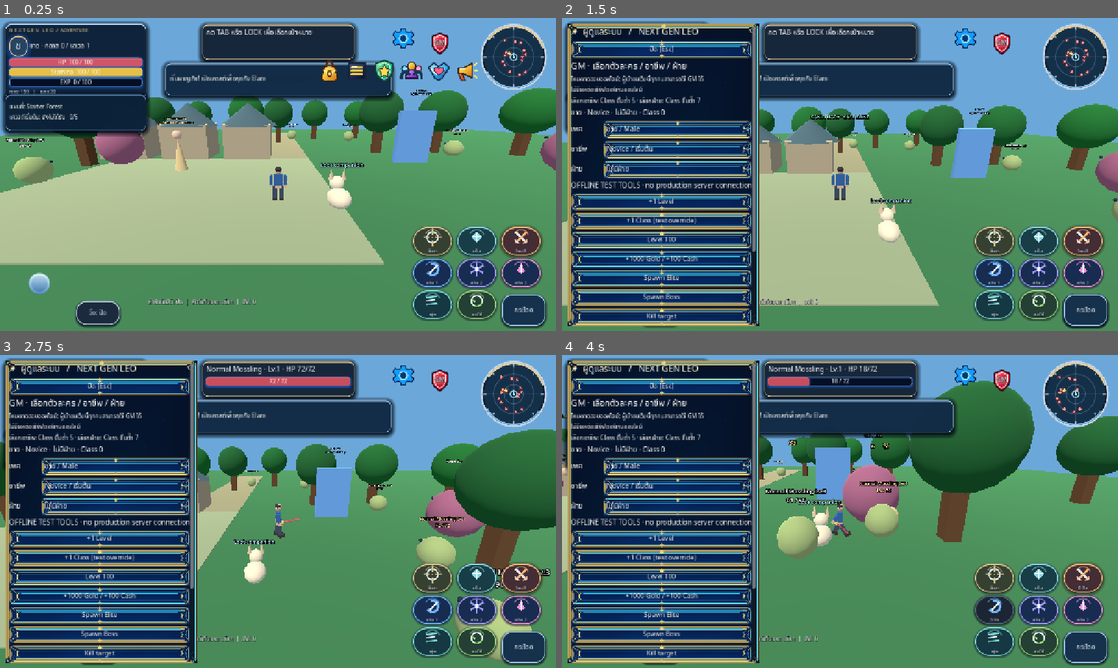
Above: before the commit, frames 1-4 (two rows, left to right).
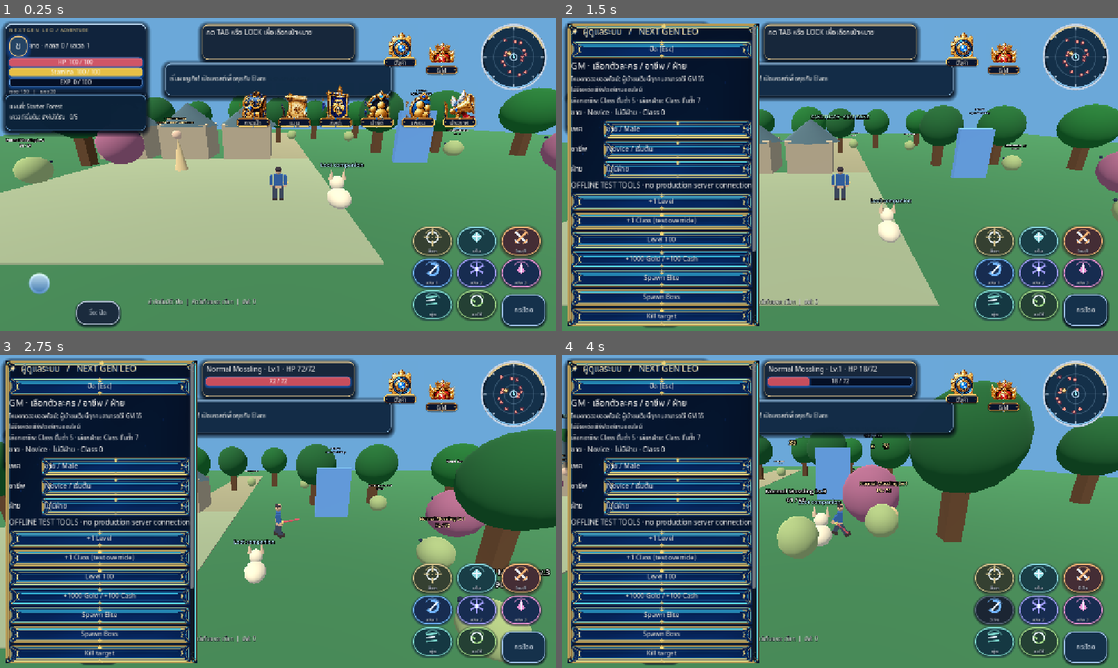
Above: after the commit, the same moments.

Repository: redfullmoon209-debug/NexTgenLeo
Game: Godot game, scene res://scenes/main.tscn
Same seed, same stepped clock (60 frames per second), same inputs: the game is played once before the commit and once after it.
Inputs (mouse positions are in pixels of both pictures, inside the frame that each line leads up to):
- Up to frame 1 (0.25 s): no input
- Up to frame 2 (1.5 s): click "GM" at 0.5 s; click "กระโดด" at 1.25 s
- Up to frame 3 (2.75 s): tap Enter at 2 s; move the mouse to (400, 495) at 2.02 s; hold D from 2.03 s (still down); tap Tab at 2.1 s; click (400, 495) at 2.17 s; tap Space at 2.27 s
- Up to frame 4 (4 s): release D at 2.75 s; drag from (728, 527) to (812, 574) at 2.77 s; move the mouse to (895, 442) at 3.52 s; hold D from 3.53 s (still down); tap 1 at 3.6 s; click (895, 442) at 3.67 s

The runs differ from the first frame. In frame 1, 4.7% of the frame differs, in the area x 42-86%, y 3-36%; in frame 2, 1.0%; in frame 3, 1.0%; in frame 4, 1.0%.

Commit message:
Illustrated eight-button HUD with localizable Godot Grid labels
* Add eight custom fantasy emblem PNGs with attached blank nameplates and transparent backgrounds

* Separate Thai/English UI label grid strings from illustrated button PNGs

* Render six illustrated main icons via native Godot GridContainer and localizable Label overlays; preserve GM action

* Replace only collapsed Settings gear with illustrated PNG and native localizable label; preserve open gold menu

* QA native GridContainer labels, image-localization separation, GM/Settings preservation and portrait touch sizing

* Place illustrated icon grid beneath enlarged GM/Settings buttons with non-overlapping hitboxes

* Add browser regression for zero overlap with protected GM and Settings primary buttons

* Fix Notice PNG filename and preserve camera pinch through visual-only Grid icon hit areas

Diff:
--- /dev/null
+++ b/scripts/main_nav_locale.gd
@@ -0,0 +1,19 @@
+extends RefCounted
+## Localization keys for the eight independent primary icons.
+## Image files contain icon artwork + EMPTY attached nameplates only.
+## Thai/English strings are rendered by native Godot Label nodes, NOT PNG pixels.
+## Extend with new language codes without editing any artwork.
+const LABELS := {
+	"GM": {"th": "GM", "en": "GM"},
+	"Settings": {"th": "ตั้งค่า", "en": "Settings"},
+	"Bag": {"th": "กระเป๋า", "en": "Bag"},
+	"Menu": {"th": "เมนู", "en": "Menu"},
+	"Guild": {"th": "กิลด์", "en": "Guild"},
+	"Party": {"th": "ปาร์ตี้", "en": "Party"},
+	"Friends": {"th": "เพื่อน", "en": "Friends"},
+	"Notice": {"th": "ประกาศ", "en": "Notice"}
+}
+
+static func label_for(menu_id: String, language: String = "th") -> String:
+	var translations: Dictionary = LABELS.get(menu_id, {})
+	return str(translations.get(language, translations.get("th", menu_id)))
--- a/scripts/main_rich_navigation.gd
+++ b/scripts/main_rich_navigation.gd
@@ -4,6 +4,9 @@
 ## All source icons are independent SVG assets; labels stay editable Thai text.
 
 const ICON_PATH := "res://assets/ui/main_nav/icons/%s.svg"
+const PRIMARY_ICON_PATH := "res://assets/ui/main_nav/illustrated/%s.png"
+const PRIMARY_ASSET_NAMES := {"Bag":"bag","Menu":"menu","Guild":"guild","Party":"party","Friends":"friends","Notice":"notice"}
+const MainNavLocale = preload("res://scripts/main_nav_locale.gd")
 const NAV_IDS := ["Bag", "Menu", "Guild", "Party", "Friends", "Notice"]
 const NAV_LABELS := {
 	"Bag": "กระเป๋า",
@@ -54,7 +57,10 @@
 
 var gameplay: Node
 var root: Control
+var nav_grid: GridContainer
 var nav_buttons: Dictionary = {}
+var nav_labels: Dictionary = {}
+var current_locale: String = "th"
 var menu_panel: PanelContainer
 var menu_header: Button
 var menu_header_icon: TextureRect
@@ -76,6 +82,13 @@
 	ui_theme.default_font = load("res://assets/fonts/NotoSansThai.ttf")
 	root.theme = ui_theme
 	add_child(root)
+	# A real GridContainer controls the primary button layout. The text is NOT baked into PNGs.
+	nav_grid = GridContainer.new()
+	nav_grid.name = "PrimaryIconGrid"
+	nav_grid.columns = 6
+	nav_grid.mouse_filter = Control.MOUSE_FILTER_IGNORE
+	root.add_child(nav_grid)
+	current_locale = str(GameState.settings.get("language", "th"))
 	for menu_id in NAV_IDS:
 		_create_main_icon(menu_id)
 	_build_gold_dropdown()
@@ -84,6 +97,7 @@
 	if is_instance_valid(gameplay) and is_instance_valid(gameplay.menu_toggle_button):
 		gameplay.menu_toggle_button.hide()
 	_restyle_gm_icon()
+	_refresh_primary_captions()
 	get_viewport().size_changed.connect(_responsive)
 	_responsive()
 
@@ -100,28 +114,49 @@
 	var button := Button.new()
 	button.name = "Primary_" + menu_id
 	button.tooltip_text = str(NAV_LABELS[menu_id])
-	button.mouse_filter = Control.MOUSE_FILTER_STOP
+	# Clicks are routed through _input; IGNORE lets two-finger camera gestures pass through.
+	button.mouse_filter = Control.MOUSE_FILTER_IGNORE
+	button.size_flags_horizontal = Control.SIZE_FILL
+	button.size_flags_vertical = Control.SIZE_FILL
 	_no_backing(button)
-	root.add_child(button)
+	nav_grid.add_child(button)
+	# One independent PNG for the ornament AND its ATTACHED, BLANK nameplate.
 	var art := TextureRect.new()
-	art.name = "IndependentIconLayer"
+	art.name = "IndependentIconAndBaseLayer"
 	art.mouse_filter = Control.MOUSE_FILTER_IGNORE
-	art.texture = _icon_texture(str(NAV_ICONS[menu_id]))
+	art.texture = load(PRIMARY_ICON_PATH % str(PRIMARY_ASSET_NAMES[menu_id]))
 	art.expand_mode = TextureRect.EXPAND_IGNORE_SIZE
 	art.stretch_mode = TextureRect.STRETCH_KEEP_ASPECT_CENTERED
 	art.set_anchors_and_offsets_preset(Control.PRESET_FULL_RECT)
 	button.add_child(art)
+	# Native Thai text, NOT printed on the PNG. Replaceable at runtime for any locale.
+	var caption := Label.new()
+	caption.name = "GridCaption"
+	caption.set_anchors_and_offsets_preset(Control.PRESET_FULL_RECT)
+	caption.anchor_top = 0.77
+	caption.anchor_bottom = 0.958
+	caption.horizontal_alignment = HORIZONTAL_ALIGNMENT_CENTER
+	caption.vertical_alignment = VERTICAL_ALIGNMENT_CENTER
+	caption.mouse_filter = Control.MOUSE_FILTER_IGNORE
+	caption.add_theme_color_override("font_color", Color.WHITE)
+	caption.add_theme_color_override("font_outline_color", Color("#020711"))
+	caption.add_theme_constant_override("outline_size", 3)
+	caption.add_theme_font_size_override("font_size", 14)
+	button.add_child(caption)
 	nav_buttons[menu_id] = button
+	nav_labels[menu_id] = caption
 
 func _restyle_gm_icon() -> void:
 	if not is_instance_valid(gameplay) or not is_instance_valid(gameplay.owner_gm_button):
 		return
 	var gm_button: Button = gameplay.owner_gm_button
-	# Only the OUTSIDE GM icon changes; permission checks and inner GM panel stay intact.
+	# GM permission checks, authenticated routes and inner GM menu are unchanged.
 	_no_backing(gm_button)
+	gm_button.custom_minimum_size = Vector2(82, 102)
+	gm_button.size = Vector2(82, 102)
 	var art := TextureRect.new()
-	art.name = "GM_IndependentRedShield"
-	art.texture = _icon_texture("gm")
+	art.name = "GM_IllustrationAndBlankBase"
+	art.texture = load(PRIMARY_ICON_PATH % "gm")
 	art.mouse_filter = Control.MOUSE_FILTER_IGNORE
 	art.expand_mode = TextureRect.EXPAND_IGNORE_SIZE
 	art.stretch_mode = TextureRect.STRETCH_KEEP_ASPECT_CENTERED
@@ -129,16 +164,30 @@
 	gm_button.add_child(art)
 	var caption := Label.new()
 	caption.name = "GM_Caption"
-	caption.text = "GM"
 	caption.horizontal_alignment = HORIZONTAL_ALIGNMENT_CENTER
 	caption.vertical_alignment = VERTICAL_ALIGNMENT_CENTER
-	caption.add_theme_font_size_override("font_size", 14)
-	caption.add_theme_color_override("font_color", Color("#FFFFFF"))
-	caption.add_theme_color_override("font_outline_color", Color("#45101D"))
+	caption.anchor_left = 0.0
+	caption.anchor_right = 1.0
+	caption.anchor_top = 0.77
+	caption.anchor_bottom = 0.958
+	caption.add_theme_font_size_override("font_size", 13)
+	caption.add_theme_color_override("font_color", Color.WHITE)
+	caption.add_theme_color_override("font_outline_color", Color("#020711"))
 	caption.add_theme_constant_override("outline_size", 3)
 	caption.mouse_filter = Control.MOUSE_FILTER_IGNORE
-	caption.set_anchors_and_offsets_preset(Control.PRESET_FULL_RECT)
 	gm_button.add_child(caption)
+
+func _refresh_primary_captions() -> void:
+	for menu_id in NAV_IDS:
+		var caption: Label = nav_labels[menu_id]
+		caption.text = MainNavLocale.label_for(str(menu_id), current_locale)
+		var button: Button = nav_buttons[menu_id]
+		button.tooltip_text = caption.text
+	if is_instance_valid(gameplay) and is_instance_valid(gameplay.owner_gm_button):
+		var gm_caption: Label = gameplay.owner_gm_button.get_node_or_null("GM_Caption")
+		if is_instance_valid(gm_caption):
+			gm_caption.text = MainNavLocale.label_for("GM", current_locale)
+
 
 func _gold_button(button: Button) -> void:
 	_no_backing(button)
@@ -432,7 +481,8 @@
 			return
 		point = event.position
 	elif event is InputEventScreenTouch:
-		if not event.pressed:
+		# Fingers 2+ participate in camera pinch/drag; never steal those gestures.
+		if not event.pressed or event.index >= 2:
 			return
 		point = event.position
 	else:
@@ -464,6 +514,10 @@
 func _process(_delta: float) -> void:
 	if not is_instance_valid(gameplay):
 		return
+	var requested_locale: String = str(GameState.settings.get("language", "th"))
+	if requested_locale != current_locale:
+		current_locale = requested_locale
+		_refresh_primary_captions()
 	var modal_open: bool = (is_instance_valid(gameplay.panel) and gameplay.panel.visible) or (is_instance_valid(gameplay.silver_workspace) and gameplay.silver_workspace.visible)
 	# Never cover Bag next-page buttons, item slots or modal confirmation controls.
 	# Six new icons return automatically when the modal closes; GM/Settings are untouched.
@@ -484,27 +538,36 @@
 	var wide: bool = view.x >= 1160.0 and not portrait
 	var responsive = load("res://scripts/responsive_ui.gd")
 	var bounds: Rect2 = responsive.safe_bounds(get_viewport())
-	# Godot Web's portrait canvas can be ~3x the physical phone width.
-	# Follow the existing gameplay touch scale instead of drawing 15px icons.
 	var touch_scale: float = responsive.input_scale(bounds, float(GameState.settings.get("ui_scale", 1.0))) if portrait else 1.0
 	var columns: int = 6 if wide else 3
-	var icon_size: float = (48.0 if portrait else (54.0 if wide else 50.0)) * touch_scale
+	# Preserve the high-detail icon AND its blank label plate's 256:314 aspect ratio.
+	# Mobile fonts are rendered at their native canvas size; no blurry container scaling.
+	var icon_width: float = (54.0 if portrait else (86.0 if wide else 74.0)) * touch_scale
+	var icon_height: float = icon_width * 314.0 / 256.0
 	var gap: float = (9.0 if wide else 8.0) * touch_scale
-	var right_edge: float = view.x - ((10.0 if portrait else (180.0 if wide else 175.0)) * touch_scale)
-	var first_y: float = (265.0 * touch_scale) if portrait else (94.0 if wide else 104.0)
+	var right_edge: float = view.x - (180.0 if wide else (10.0 if portrait else 175.0)) * touch_scale
+	var first_y: float = (265.0 * touch_scale) if portrait else 149.0
 	var row_count: int = int(ceil(float(NAV_IDS.size()) / float(columns)))
-	var total_width: float = float(columns) * icon_size + float(columns - 1) * gap
+	var total_width: float = float(columns) * icon_width + float(columns - 1) * gap
+	var total_height: float = float(row_count) * icon_height + float(row_count - 1) * gap
 	var left_x: float = maxf(8.0 * touch_scale, right_edge - total_width)
-	for i in range(NAV_IDS.size()):
-		var button: Button = nav_buttons[NAV_IDS[i]]
-		button.position = Vector2(left_x + float(i % columns) * (icon_size + gap), first_y + float(i / columns) * (icon_size + gap))
-		button.size = Vector2.ONE * icon_size
+	nav_grid.columns = columns
+	nav_grid.add_theme_constant_override("h_separation", roundi(gap))
+	nav_grid.add_theme_constant_override("v_separation", roundi(gap))
+	nav_grid.position = Vector2(left_x, first_y)
+	nav_grid.size = Vector2(total_width, total_height)
+	for menu_id in NAV_IDS:
+		var button: Button = nav_buttons[menu_id]
+		button.custom_minimum_size = Vector2(icon_width, icon_height)
+		button.size = Vector2(icon_width, icon_height)
+		var caption: Label = nav_labels[menu_id]
+		caption.add_theme_font_size_override("font_size", roundi(14.0 * touch_scale))
+		caption.add_theme_constant_override("outline_size", maxi(2, roundi(3.0 * touch_scale)))
+	nav_grid.queue_sort()
 	if not current_menu.is_empty():
-		var menu_y: float = first_y + float(row_count) * (icon_size + gap) + 2.0 * touch_scale
+		var menu_y: float = first_y + total_height + 5.0 * touch_scale
 		var item_count: int = row_buttons.size()
 		var needed_height: float = 66.0 + 6.0 + 2.0 * 9.0 + float(item_count) * 55.0 + float(maxi(0, item_count - 1)) * 3.0 + (45.0 if current_menu not in ["Bag", "Menu"] else 0.0)
-		# Keep the menu's CanvasItem scale at 1.0. Grow native typography,
-		# SVG icons and frame geometry rather than magnifying raster text.
 		_scale_menu_contents(touch_scale)
 		var menu_width: float = minf(548.0 * touch_scale, view.x - 20.0 * touch_scale)
 		var max_height: float = maxf(140.0 * touch_scale, view.y - menu_y - 10.0 * touch_scale)
@@ -514,17 +577,23 @@
 		menu_panel.position = Vector2(clampf(desired_left, min_left, max_left), menu_y)
 		menu_panel.size = Vector2(menu_width, minf(needed_height * touch_scale, max_height))
 	_update_web_diagnostics()
+	call_deferred("_update_web_diagnostics")
 
 func _update_web_diagnostics() -> void:
 	if not OS.has_feature("web"):
 		return
 	var rectangles: Dictionary = {}
+	var caption_texts: Dictionary = {}
 	for menu_id in NAV_IDS:
 		var rect: Rect2 = (nav_buttons[menu_id] as Button).get_global_rect()
 		rectangles[menu_id] = [rect.position.x, rect.position.y, rect.size.x, rect.size.y]
+		caption_texts[menu_id] = (nav_labels[menu_id] as Label).text
 	var area: Rect2 = menu_panel.get_global_rect()
 	var data := {
 		"buttons": rectangles,
+		"caption_texts": caption_texts,
+		"locale": current_locale,
+		"native_grid": nav_grid is GridContainer,
 		"open": not current_menu.is_empty(),
 		"menu": current_menu,
 		"rows": row_buttons.size(),
--- a/scripts/settings_rich_menu.gd
+++ b/scripts/settings_rich_menu.gd
@@ -1,4 +1,5 @@
 extends CanvasLayer
+const MainNavLocale = preload("res://scripts/main_nav_locale.gd")
 ## Isolated, four-component Settings Rich Menu. No image crops or gameplay changes.
 ## Independent layers: SVG icons / editable Thai Labels / gold background Panel / frame Panel.
 const TITLES := ["กราฟิกและหน้าจอ", "เสียง", "การควบคุม", "จัดตำแหน่ง HUD", "ตั้งค่า Auto Hunt", "ตั้งค่า Auto Potion", "การแจ้งเตือน", "ภาษา", "บัญชีและความปลอดภัย", "ออกจากเกม"]
@@ -8,6 +9,8 @@
 var header_title: Label
 var header_arrow: TextureRect
 var header_content: HBoxContainer
+var closed_gear: TextureRect
+var closed_caption: Label
 var list: VBoxContainer
 
 func _ready() -> void:
@@ -36,13 +39,14 @@
 	header_content.offset_right = -17
 	header_content.mouse_filter = Control.MOUSE_FILTER_IGNORE
 	toggle.add_child(header_content)
-	var gear := TextureRect.new()
-	gear.texture = load("res://assets/ui/settings/icons/gear.svg")
-	gear.custom_minimum_size = Vector2(48, 48)
-	gear.expand_mode = TextureRect.EXPAND_IGNORE_SIZE
-	gear.stretch_mode = TextureRect.STRETCH_KEEP_ASPECT_CENTERED
-	gear.mouse_filter = Control.MOUSE_FILTER_IGNORE
-	header_content.add_child(gear)
+	closed_gear = TextureRect.new()
+	closed_gear.name = "PrimarySettingsIllustration"
+	closed_gear.texture = load("res://assets/ui/main_nav/illustrated/settings.png")
+	closed_gear.custom_minimum_size = Vector2(83, 102)
+	closed_gear.expand_mode = TextureRect.EXPAND_IGNORE_SIZE
+	closed_gear.stretch_mode = TextureRect.STRETCH_KEEP_ASPECT_CENTERED
+	closed_gear.mouse_filter = Control.MOUSE_FILTER_IGNORE
+	header_content.add_child(closed_gear)
 	header_title = Label.new()
 	header_title.text = "ตั้งค่าเกม"
 	header_title.size_flags_horizontal = Control.SIZE_EXPAND_FILL
@@ -60,6 +64,21 @@
 	header_arrow.stretch_mode = TextureRect.STRETCH_KEEP_ASPECT_CENTERED
 	header_arrow.mouse_filter = Control.MOUSE_FILTER_IGNORE
 	header_content.add_child(header_arrow)
+	# The attached navy nameplate belongs to the PNG, but this text stays native.
+	closed_caption = Label.new()
+	closed_caption.name = "NativeSettingsCaption"
+	closed_caption.text = MainNavLocale.label_for("Settings", str(GameState.settings.get("language", "th")))
+	closed_caption.set_anchors_and_offsets_preset(Control.PRESET_FULL_RECT)
+	closed_caption.anchor_top = 0.77
+	closed_caption.anchor_bottom = 0.958
+	closed_caption.horizontal_alignment = HORIZONTAL_ALIGNMENT_CENTER
+	closed_caption.vertical_alignment = VERTICAL_ALIGNMENT_CENTER
+	closed_caption.mouse_filter = Control.MOUSE_FILTER_IGNORE
+	closed_caption.add_theme_font_size_override("font_size", 13)
+	closed_caption.add_theme_color_override("font_color", Color.WHITE)
+	closed_caption.add_theme_color_override("font_outline_color", Color("#020711"))
+	closed_caption.add_theme_constant_override("outline_size", 3)
+	toggle.add_child(closed_caption)
 	panel = PanelContainer.new()
 	panel.anchor_left = 1.0
 	panel.anchor_right = 1.0
@@ -186,6 +205,12 @@
 	arrow.mouse_filter = Control.MOUSE_FILTER_IGNORE
 	contents.add_child(arrow)
 
+func _process(_delta: float) -> void:
+	# A locale switch only replaces Label text, never re-generates the PNG asset.
+	var label_text: String = MainNavLocale.label_for("Settings", str(GameState.settings.get("language", "th")))
+	if closed_caption.text != label_text:
+		closed_caption.text = label_text
+
 func _input(event: InputEvent) -> void:
 	# Scoped click/touch hit area only. No fullscreen interception and no HUD changes.
 	var point := Vector2.INF
@@ -215,7 +240,7 @@
 		return
 	var r := toggle.get_global_rect()
 	var p := panel.get_global_rect()
-	var data := {"open": panel.visible, "header": [r.position.x, r.position.y, r.size.x, r.size.y], "panel": [p.position.x, p.position.y, p.size.x, p.size.y], "rows": list.get_child_count()}
+	var data := {"open": panel.visible, "header": [r.position.x, r.position.y, r.size.x, r.size.y], "panel": [p.position.x, p.position.y, p.size.x, p.size.y], "rows": list.get_child_count(), "native_caption": closed_caption.text}
 	JavaScriptBridge.eval("window.leoSettingsRich = " + JSON.stringify(data), true)
 
 func _responsive() -> void:
@@ -238,16 +263,20 @@
 	header_content.offset_left = 17.0 if panel.visible else 0.0
 	header_content.offset_right = -17.0 if panel.visible else 0.0
 	header_content.alignment = BoxContainer.ALIGNMENT_BEGIN if panel.visible else BoxContainer.ALIGNMENT_CENTER
+	# Only the COLLAPSED main-button art changes; the approved gold dropdown stays intact.
+	closed_caption.visible = not panel.visible
+	closed_gear.texture = load("res://assets/ui/settings/icons/gear.svg") if panel.visible else load("res://assets/ui/main_nav/illustrated/settings.png")
+	closed_gear.custom_minimum_size = Vector2(48, 48) if panel.visible else Vector2(83, 102)
 	if panel.visible:
 		toggle.offset_left = open_right - menu_width
 		toggle.offset_right = open_right
 		toggle.offset_top = menu_top
 		toggle.offset_bottom = menu_top + header_height
 	else:
-		toggle.offset_left = collapsed_right - 72.0
+		toggle.offset_left = collapsed_right - 86.0
 		toggle.offset_right = collapsed_right
 		toggle.offset_top = collapsed_top
-		toggle.offset_bottom = collapsed_top + header_height
+		toggle.offset_bottom = collapsed_top + 104.0
 	panel.offset_left = open_right - menu_width
 	panel.offset_right = open_right
 	panel.offset_top = menu_top + header_height + 4.0
Binary file added: assets/ui/main_nav/illustrated/bag.png
Binary file added: assets/ui/main_nav/illustrated/friends.png
Binary file added: assets/ui/main_nav/illustrated/gm.png
Binary file added: assets/ui/main_nav/illustrated/guild.png
Binary file added: assets/ui/main_nav/illustrated/menu.png
Binary file added: assets/ui/main_nav/illustrated/notice.png
Binary file added: assets/ui/main_nav/illustrated/party.png
Binary file added: assets/ui/main_nav/illustrated/settings.png
Not shown, changed: tests/browser_test.cjs
